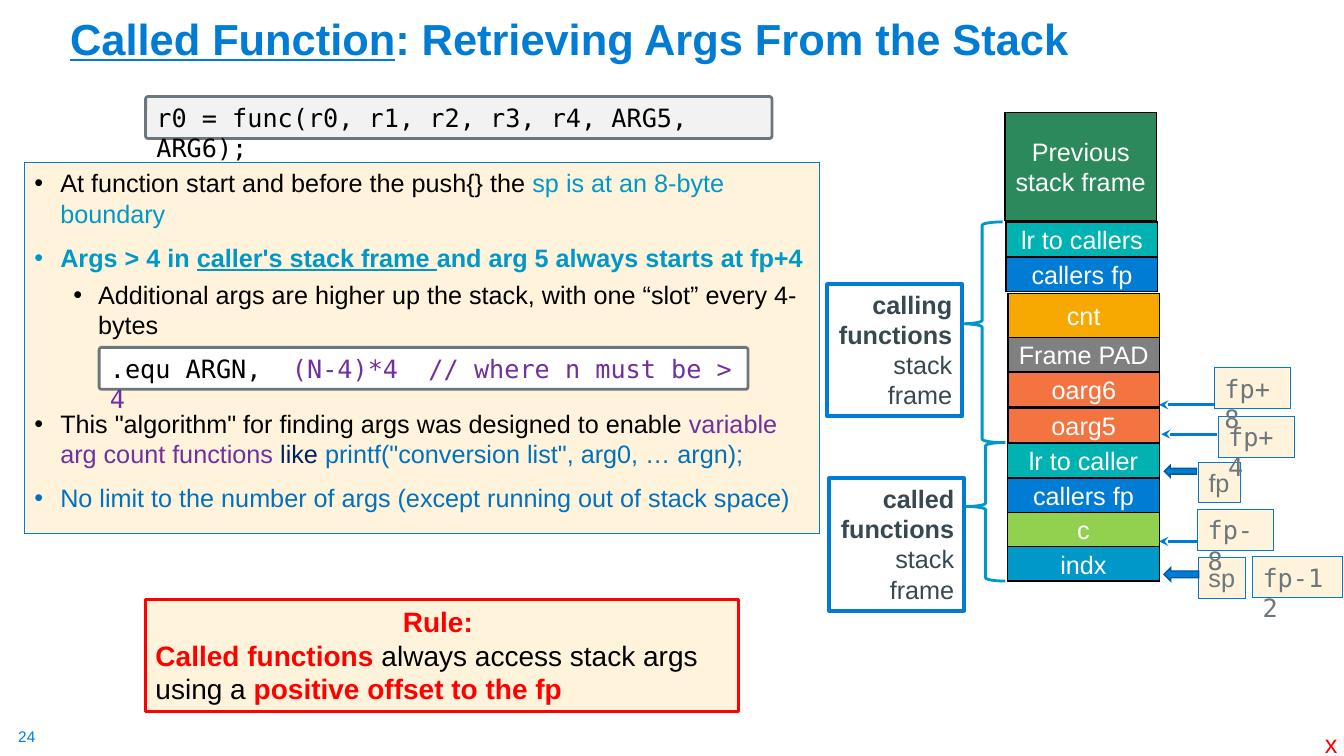
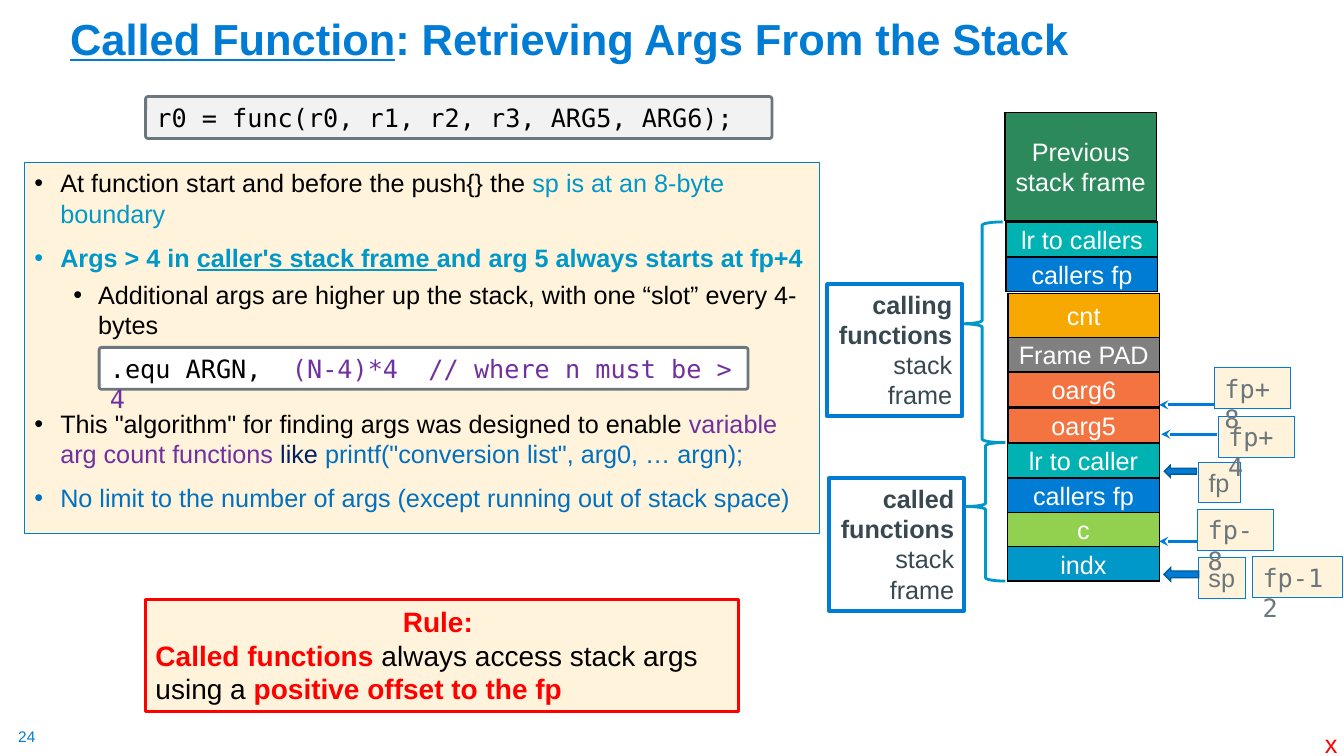
Before and after one commit to cse30-sp24/Muller-Slides, a slide deck: slide 24 of Lecture-18.pptx. Drawn at 1344x756 pixels with LibreOffice and Linux fonts; fonts in the diff are those of the drawing. Boxes give left, top, right and bottom in pixels: in the first picture for what was removed or moved away, otherwise in the second. Text is boxed around its words. In the diff, an @@ line names an element or a change of style, - is before the commit and + after.

```diff
--- a/Lecture-18.pptx
+++ b/Lecture-18.pptx
@@ text in rounded rectangle at bbox=[156, 108, 733, 131]: text changed @@
-r0 = func(r0, r1, r2, r3, r4, ARG5, ARG6);
+r0 = func(r0, r1, r2, r3, ARG5, ARG6);
```
Also in this commit, not shown: 1 other slide changed, 3 other files.
